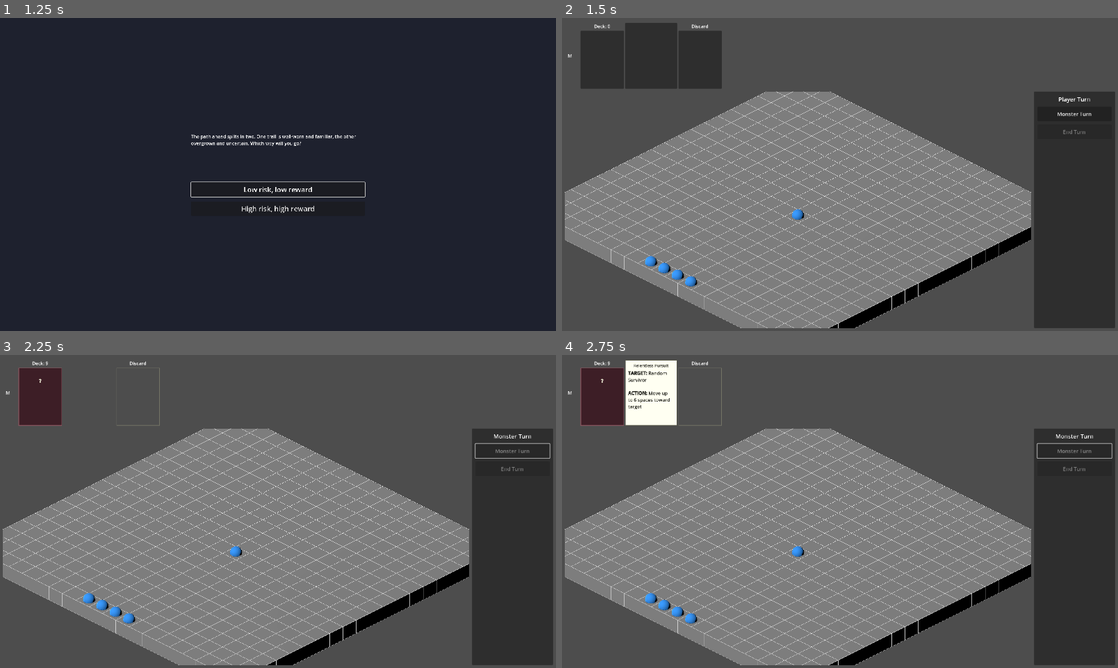
Above: before the commit, frames 1-4 (two rows, left to right).
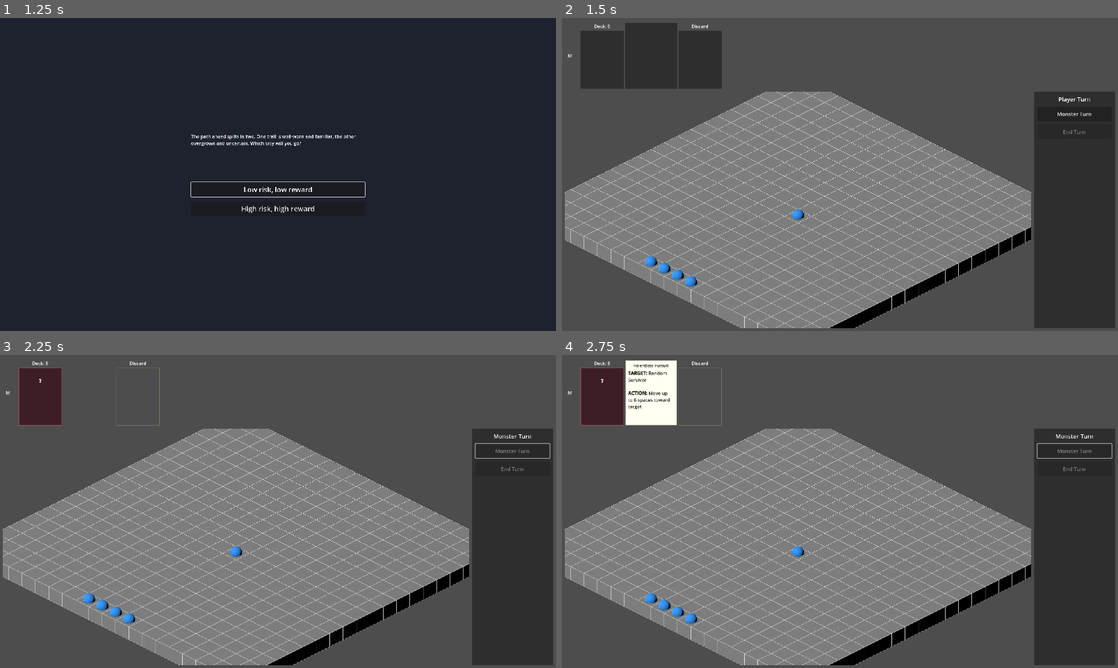
Above: after the commit, the same moments.

Repository: aartcmeijer-hash/silt-2
Game: Godot game, scene res://scenes/menus/main_menu.tscn
Same seed, same stepped clock (60 frames per second), same inputs: the game is played once before the commit and once after it.
Inputs:
- Up to frame 1 (1.25 s): click "Play" at 0.5 s
- Up to frame 2 (1.5 s): click "Low risk, low reward" at 1.25 s
- Up to frame 3 (2.25 s): click "Monster Turn" at 2 s
- Up to frame 4 (2.75 s): no input

Frame 1 is identical in both runs. In frame 2, less than 0.1% of the frame differs, in the area x 1-84%, y 24-100%; in frame 3, less than 0.1%; in frame 4, less than 0.1%.

Commit message:
fix: offset vertical edge gridlines to prevent z-fighting
Add 0.5-unit outward offset to vertical edge lines to prevent
z-fighting with BoxMesh tile sides. All edge lines now visible.

Co-Authored-By: Claude Sonnet 4.5 <noreply@anthropic.com>

Diff:
--- a/scripts/game/isometric_grid.gd
+++ b/scripts/game/isometric_grid.gd
@@ -147,23 +147,26 @@
 		mesh.surface_add_vertex(Vector3(end_x, y_bottom, line_z))
 
 	# Draw vertical edge lines connecting top and bottom around perimeter
+	# Small offset to prevent z-fighting with box sides
+	var edge_offset := 0.5
+
 	# Left and right edges (along Z)
 	for z in range(grid_height + 1):
 		var cell_center := grid_map.map_to_local(Vector3i(offset.x, 0, z + offset.y))
 		var line_z := cell_center.z - half_cell_z
 
-		# Left edge
+		# Left edge (offset outward in -X direction)
 		var left_cell := grid_map.map_to_local(Vector3i(offset.x, 0, offset.y))
-		var left_x := left_cell.x - half_cell_x
+		var left_x := left_cell.x - half_cell_x - edge_offset
 
 		mesh.surface_set_color(line_color)
 		mesh.surface_add_vertex(Vector3(left_x, y_top, line_z))
 		mesh.surface_set_color(line_color)
 		mesh.surface_add_vertex(Vector3(left_x, y_bottom, line_z))
 
-		# Right edge
+		# Right edge (offset outward in +X direction)
 		var right_cell := grid_map.map_to_local(Vector3i(offset.x + grid_width - 1, 0, offset.y))
-		var right_x := right_cell.x + half_cell_x
+		var right_x := right_cell.x + half_cell_x + edge_offset
 
 		mesh.surface_set_color(line_color)
 		mesh.surface_add_vertex(Vector3(right_x, y_top, line_z))
@@ -175,18 +178,18 @@
 		var cell_center := grid_map.map_to_local(Vector3i(x + offset.x, 0, offset.y))
 		var line_x := cell_center.x - half_cell_x
 
-		# Top edge
+		# Top edge (offset outward in -Z direction)
 		var top_cell := grid_map.map_to_local(Vector3i(offset.x, 0, offset.y))
-		var top_z := top_cell.z - half_cell_z
+		var top_z := top_cell.z - half_cell_z - edge_offset
 
 		mesh.surface_set_color(line_color)
 		mesh.surface_add_vertex(Vector3(line_x, y_top, top_z))
 		mesh.surface_set_color(line_color)
 		mesh.surface_add_vertex(Vector3(line_x, y_bottom, top_z))
 
-		# Bottom edge
+		# Bottom edge (offset outward in +Z direction)
 		var bottom_cell := grid_map.map_to_local(Vector3i(offset.x, 0, offset.y + grid_height - 1))
-		var bottom_z := bottom_cell.z + half_cell_z
+		var bottom_z := bottom_cell.z + half_cell_z + edge_offset
 
 		mesh.surface_set_color(line_color)
 		mesh.surface_add_vertex(Vector3(line_x, y_top, bottom_z))
